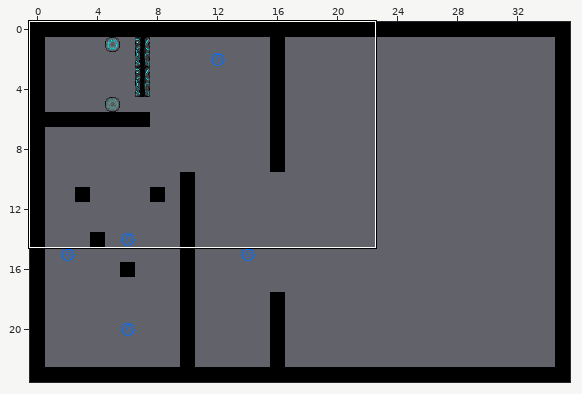
Two states of a Tiled map, assets/levels/template.tmx. Above, an overview of the earlier version with the close-up marked.
Close-up. Before:
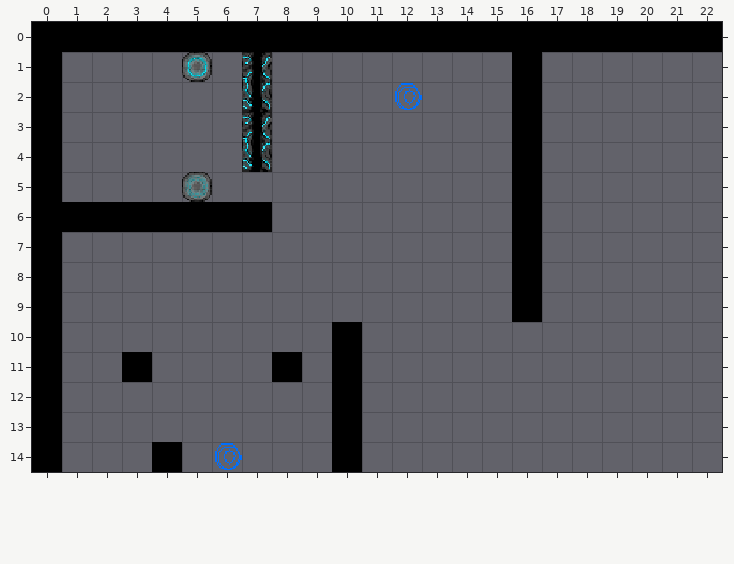
Cells are 20x20 px. Shown: x 0..22, y 0..14.
Once edited:
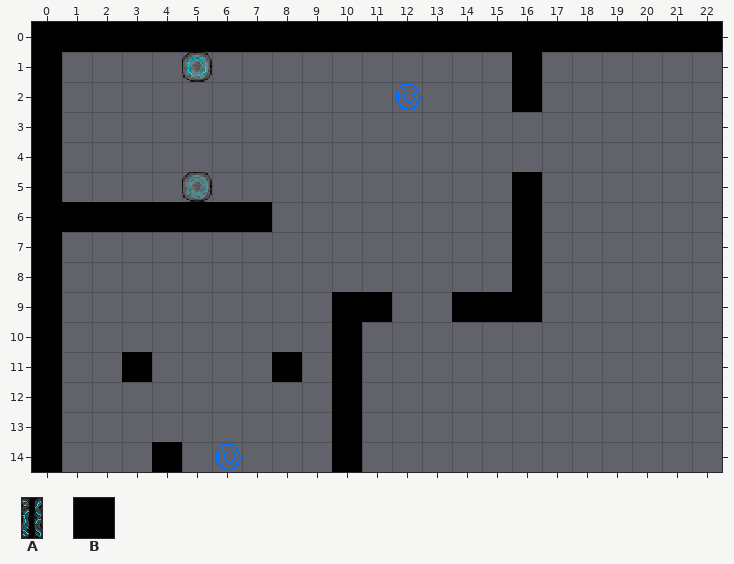
Key: from "echo_escape_objects": A 0 "door_blue_0"; from "echo_escape_tileset": B 0.
_ is an empty cell.
Objects are placed by their top-left corner, in cells (3,4 is the top-left corner of cell 3,4); size is 1x1 cell unless given.
Tiles replaced or removed in this view: B.
Changes in this commit:
Changed rows in their new state; . is an unchanged cell.
Layer "Boundary":
first column x 16:
 3 _
 4 _
first column x 10:
 9 BB..BB
Layer "Objects":
removed: A "blue_door_00_closed" at 7,1 size 1x2
removed: A "blue_door_00_open" at 7,3 size 1x2
Changed places in both close-ups, as pixel boxes (x1, y1, x2, y2):
removed: (242, 52, 272, 172)
removed: (512, 112, 542, 172)
added: (332, 292, 392, 322)
added: (452, 292, 512, 322)
